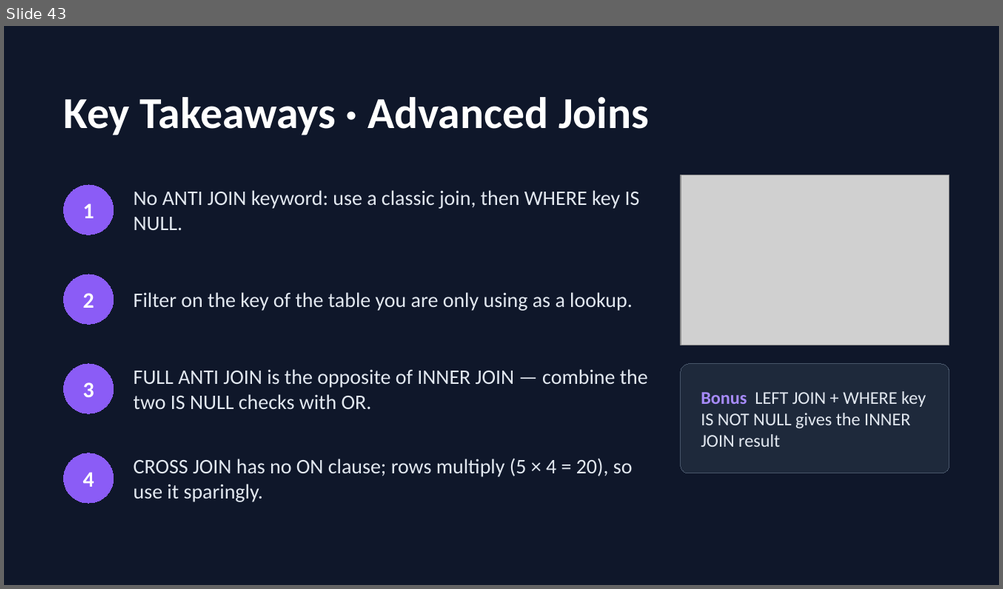
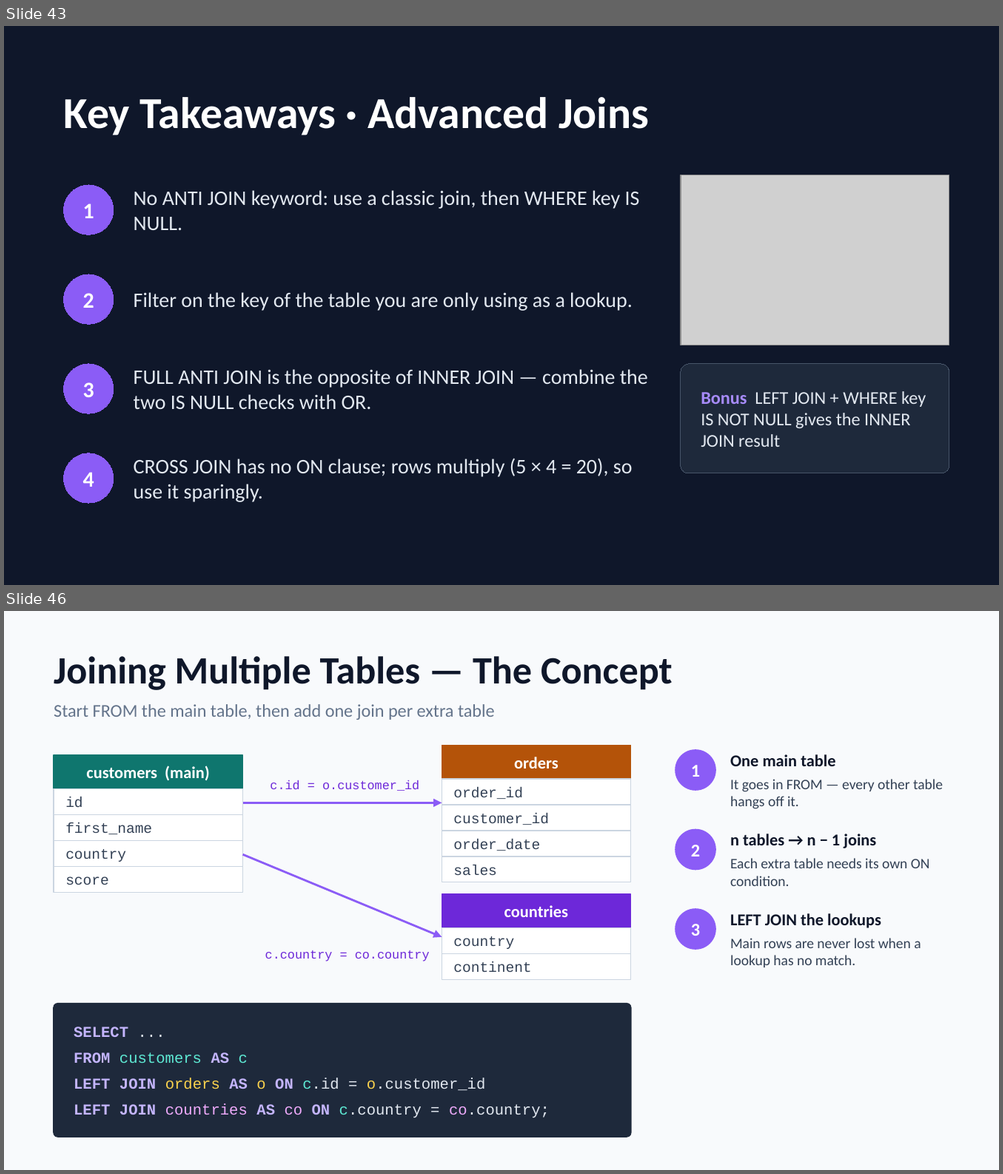
Before and after one commit to GreenwaysTechnology/icicibank_data_sql_reds_kafka, a slide deck: Module_03_Advanced_SQL_Queries/SQL_Joins_Basics.pptx. Shown one above the other, each under a label of ours: slide 43 before the commit, slides 43 and 46 after it; the slides between them are not shown. The pictures are 1003x589 and 1003x1174 pixels, drawn with LibreOffice and Linux fonts; fonts in the diff are those of the drawing; grey boxes stand for pictures. Boxes give left, top, right and bottom in pixels: in the first picture for what was removed or moved away, otherwise in the second. Text is boxed around its words. In the diff, an @@ line names an element or a change of style, - is before the commit and + after.

```diff
--- a/Module_03_Advanced_SQL_Queries/SQL_Joins_Basics.pptx
+++ b/Module_03_Advanced_SQL_Queries/SQL_Joins_Basics.pptx
@@ slide 46 added at (4,611,999,1170), background #F8FAFC @@
@@ text added at (54,656,672,690), 28 pt, text #0F172A, bold @@
+Joining Multiple Tables — The Concept
@@ text added at (54,704,495,720), 13 pt, text #64748B @@
+Start FROM the main table, then add one join per extra table
@@ rectangle added at (54,755,243,789), fill #0F766E, outline #0F766E 0.75 pt, 12 pt, text #FFFFFF, bold @@
+customers (main)
@@ rectangle added at (441,745,631,779), fill #B45309, outline #B45309 0.75 pt, 12 pt, text #FFFFFF, bold @@
+orders
@@ ellipse added at (675,750,715,790), fill #8B5CF6, outline #8B5CF6 1 pt, 13 pt, text #FFFFFF, bold @@
+1
@@ text added at (730,755,835,766), 12 pt, text #0F172A, bold @@
+One main table
@@ text added at (270,780,419,791), 9 pt, text #6D28D9 @@
+c.id = o.customer_id
@@ rectangle added at (441,779,631,805), fill #FFFFFF, outline #CBD5E1 0.75 pt, 10.5 pt, text #334155 @@
+order_id
@@ text added at (730,779,942,809), 10.5 pt, text #334155 @@
+It goes in FROM — every other table hangs off it.
@@ rectangle added at (54,789,243,815), fill #FFFFFF, outline #CBD5E1 0.75 pt, 10.5 pt, text #334155 @@
+id
@@ arrow added from (243, 803) to (441, 803), #8B5CF6 1.5 pt @@
@@ rectangle added at (441,805,631,831), fill #FFFFFF, outline #CBD5E1 0.75 pt, 10.5 pt, text #334155 @@
+customer_id
@@ rectangle added at (54,815,243,840), fill #FFFFFF, outline #CBD5E1 0.75 pt, 10.5 pt, text #334155 @@
+first_name
@@ rectangle added at (441,831,631,857), fill #FFFFFF, outline #CBD5E1 0.75 pt, 10.5 pt, text #334155 @@
+order_date
@@ ellipse added at (675,830,715,869), fill #8B5CF6, outline #8B5CF6 1 pt, 13 pt, text #FFFFFF, bold @@
+2
@@ rectangle added at (54,840,243,866), fill #FFFFFF, outline #CBD5E1 0.75 pt, 10.5 pt, text #334155 @@
+country
@@ arrow added from (243, 854) to (441, 937), #8B5CF6 1.5 pt @@
@@ text added at (730,834,876,849), 12 pt, text #0F172A, bold @@
+n tables → n − 1 joins
@@ rectangle added at (54,866,243,892), fill #FFFFFF, outline #CBD5E1 0.75 pt, 10.5 pt, text #334155 @@
+score
@@ rectangle added at (441,857,631,883), fill #FFFFFF, outline #CBD5E1 0.75 pt, 10.5 pt, text #334155 @@
+sales
@@ text added at (730,858,930,886), 10.5 pt, text #334155 @@
+Each extra table needs its own ON condition.
@@ rectangle added at (441,894,631,928), fill #6D28D9, outline #6D28D9 0.75 pt, 12 pt, text #FFFFFF, bold @@
+countries
@@ ellipse added at (675,909,715,949), fill #8B5CF6, outline #8B5CF6 1 pt, 13 pt, text #FFFFFF, bold @@
+3
@@ text added at (730,914,881,928), 12 pt, text #0F172A, bold @@
+LEFT JOIN the lookups
@@ rectangle added at (441,928,631,954), fill #FFFFFF, outline #CBD5E1 0.75 pt, 10.5 pt, text #334155 @@
+country
@@ text added at (730,938,920,968), 10.5 pt, text #334155 @@
+Main rows are never lost when a lookup has no match.
@@ text added at (265,951,430,962), 9 pt, text #6D28D9 @@
+c.country = co.country
@@ rectangle added at (441,954,631,980), fill #FFFFFF, outline #CBD5E1 0.75 pt, 10.5 pt, text #334155 @@
+continent
@@ rounded rectangle added at (54,1004,631,1137), fill #1E293B, outline #1E293B 1 pt @@
@@ text added at (74,1027,128,1037), 11 pt, text #C4B5FD, bold @@
+SELECT ...
@@ text added at (74,1053,247,1063), 11 pt, text #5EEAD4 @@
+FROM customers AS c
@@ text added at (74,1078,485,1091), 11 pt, text #E2E8F0 @@
+LEFT JOIN orders AS o ON c.id = o.customer_id
@@ text added at (74,1104,549,1119), 11 pt, text #E2E8F0 @@
+LEFT JOIN countries AS co ON c.country = co.country;
```
Also in this commit, not shown: 5 slides changed, 33 other slides added.
